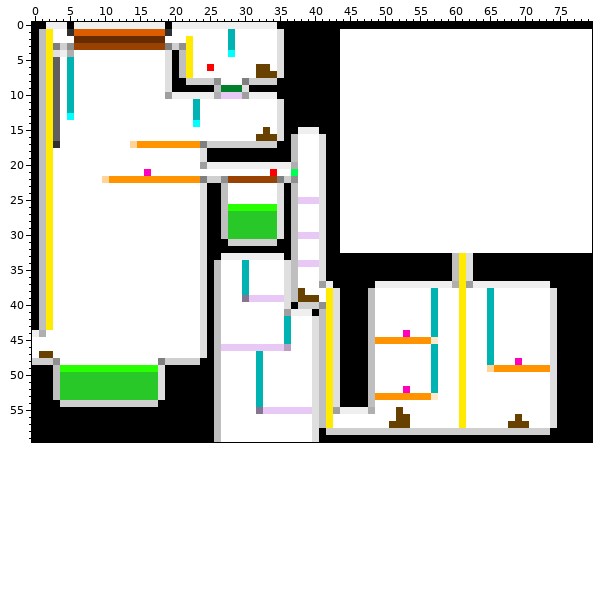
A sprite sheet gets an edit: source/level_data/layouts/level4/layer2.png. The first picture shows the starting point.
The file is 80x60 pixels.
Once edited:
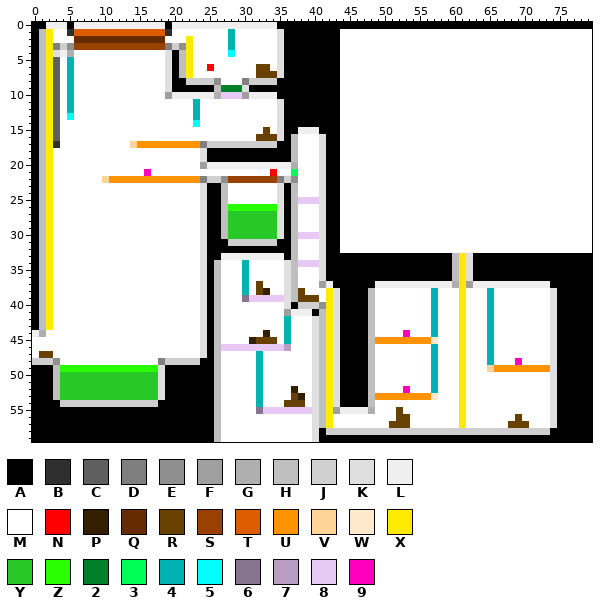
Palette (. is transparent): A #000000  B #2f2f2f  C #5f5f5f  D #7f7f7f  E #8f8f8f  F #9f9f9f  G #afafaf  H #bfbfbf  J #cfcfcf  K #dfdfdf  L #efefef  M #ffffff  N #ff0000  P #331f00  Q #662b00  R #684000  S #994100  T #db5d00  U #ff9400  V #ffd499  W #ffe9cc  X #ffea00  Y #28c828  Z #28ff00  2 #00802b  3 #00ff55  4 #00b3b3  5 #00ffff  6 #87758f  7 #b79ec2  8 #e8c9f6  9 #ff00bf
What changed:
@@ x 30..35 @@
 36 4MMMMM
-37 4MMMMM
-38 4MMMMM
+37 4MRMMM
+38 4MRPMM
 39 688888
@@ x 29..36 @@
 43 MMMMMMM4
-44 MMMMMMM4
-45 MMMMMMM4
+44 MMMMPMM4
+45 MMPRRRM4
 46 88888887
@@ x 34..40 @@
 51 MMMMMMK
-52 MMMMMMK
-53 MMMMMMK
-54 MMMMMMK
+52 MMMPMMK
+53 MMMRPMK
+54 MMRRRMK
 55 888888K
